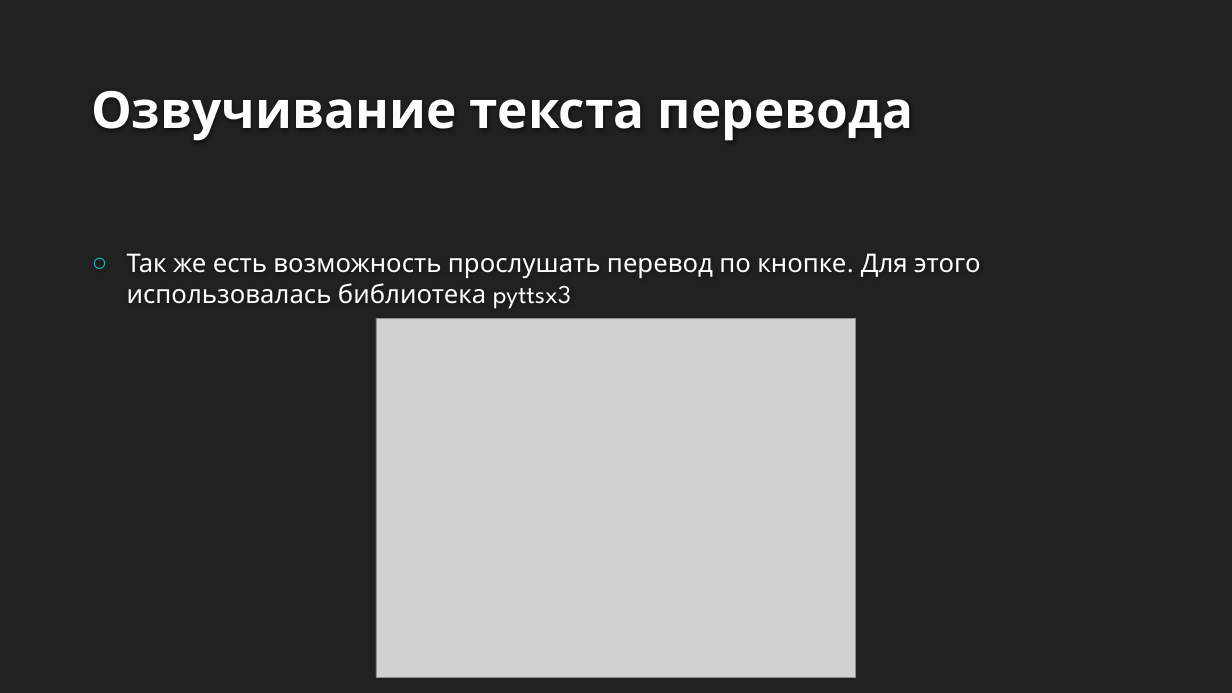
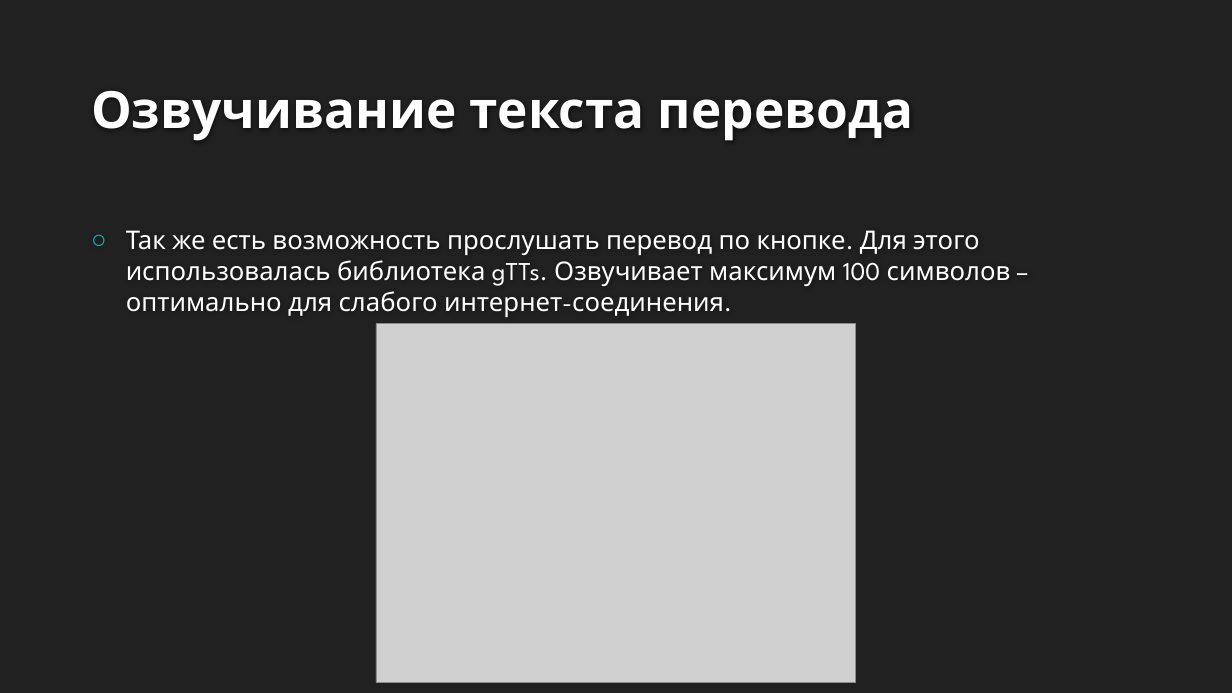
Before and after one commit to EmiAsk/TranslatorSirius, a slide deck: slide 6 of Презентация и записка/Презентация.pptx. Drawn at 1232x693 pixels with LibreOffice and Linux fonts; fonts in the diff are those of the drawing; grey boxes stand for pictures; background and template pictures are left out. Boxes give left, top, right and bottom in pixels: in the first picture for what was removed or moved away, otherwise in the second. Text is boxed around its words. In the diff, an @@ line names an element or a change of style, - is before the commit and + after.

```diff
--- a/Презентация и записка/Презентация.pptx
+++ b/Презентация и записка/Презентация.pptx
@@ text at <box>126,230,1011,317</box>: text changed @@
-○ Так же есть возможность прослушать перевод по кнопке. Для этого использовалась библиотека pyttsx3
+○ Так же есть возможность прослушать перевод по кнопке. Для этого использовалась библиотека gTTs. Озвучивает максимум 100 символов – оптимально для слабого интернет-соединения.
@@ picture: place and size @@
-picture at <box>376,318,856,677</box>
+picture at <box>376,323,856,683</box>
```
Also in this commit, not shown: 8 other files.
